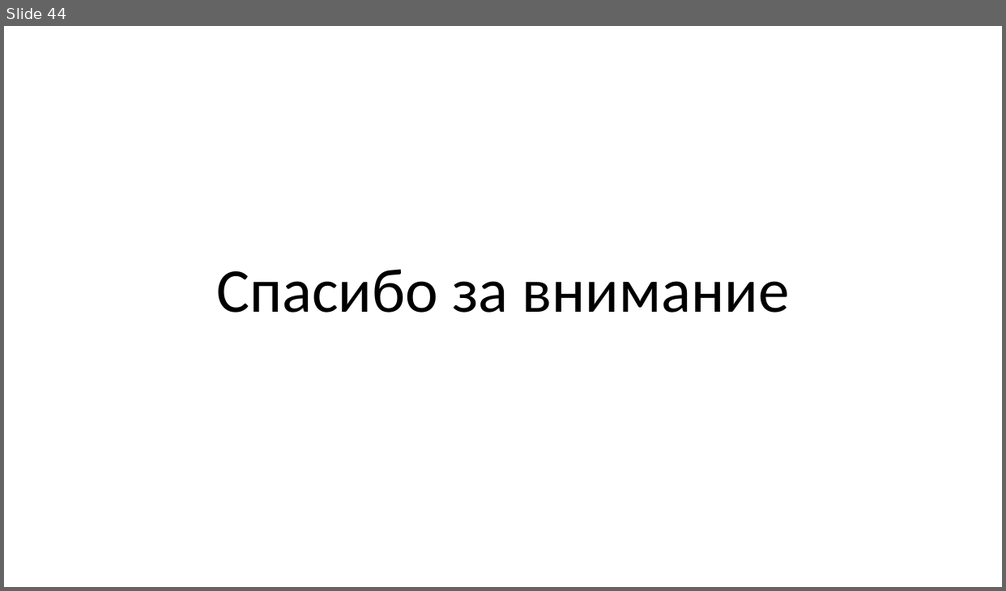
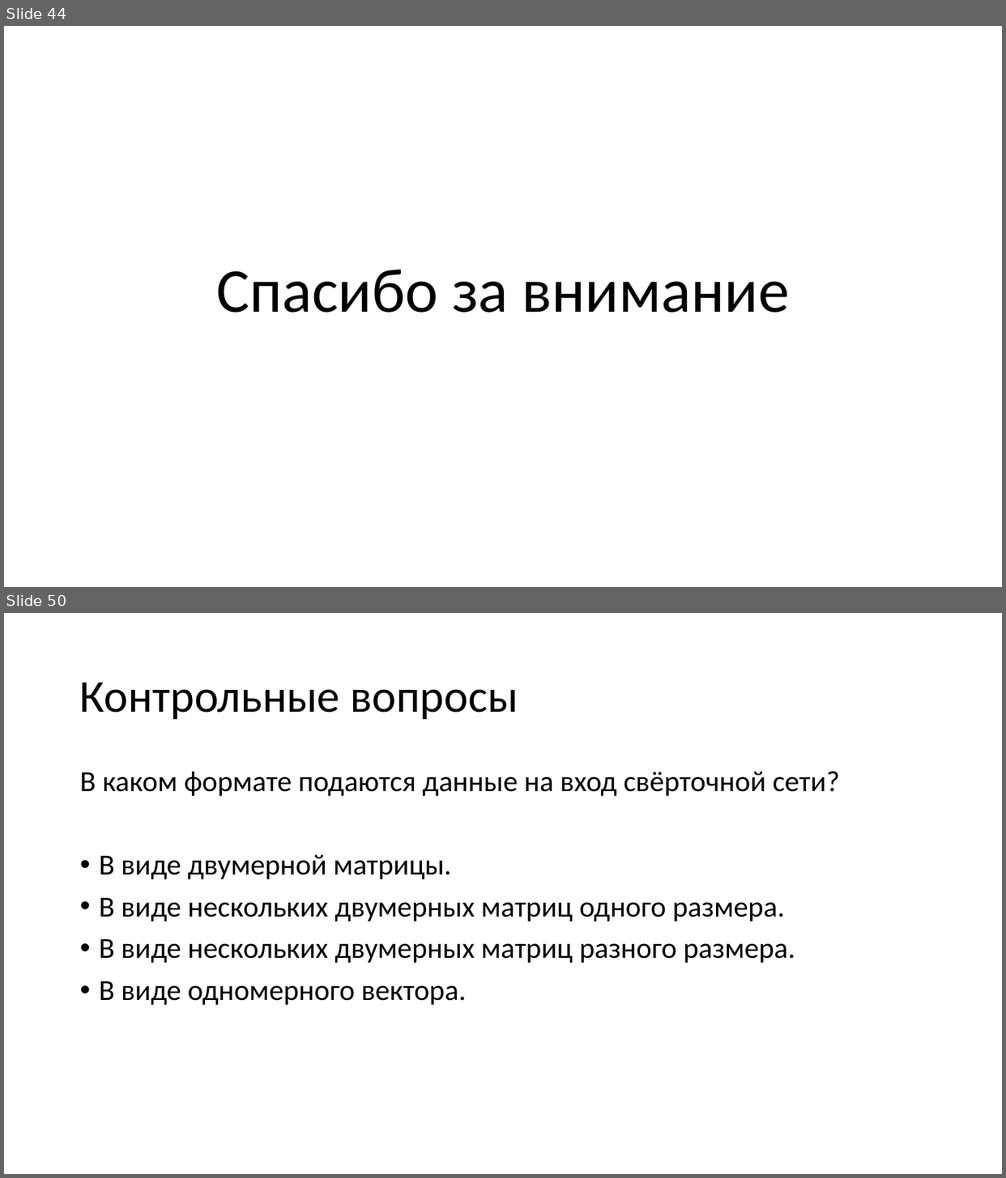
Before and after one commit to mosalov/AI_main_lectures, a slide deck: Лекция 13 05_05_2021.pptx. Shown one above the other, each under a label of ours: slide 44 before the commit, slides 44 and 50 after it; the slides between them are not shown. The pictures are 1006x591 and 1006x1178 pixels, drawn with LibreOffice and Linux fonts; fonts in the diff are those of the drawing. Boxes give left, top, right and bottom in pixels: in the first picture for what was removed or moved away, otherwise in the second. Text is boxed around its words. In the diff, an @@ line names an element or a change of style, - is before the commit and + after.

Commit message:
Добавлены вопросы к лекциям №№11 и 13.

```diff
--- a/Лекция 13 05_05_2021.pptx
+++ b/Лекция 13 05_05_2021.pptx
@@ slide 50 added at [4,613,1002,1174], background #FFFFFF @@
@@ title added at [80,682,518,719], 44 pt, text #000000 @@
+Контрольные вопросы
@@ text added at [80,771,840,1005], 28 pt, text #000000 @@
+В каком формате подаются данные на вход свёрточной сети?
+• В виде двумерной матрицы.
+• В виде нескольких двумерных матриц одного размера.
+• В виде нескольких двумерных матриц разного размера.
+• В виде одномерного вектора.
```
Also in this commit, not shown: 1 slide changed, 5 other slides added, 3 other files.
